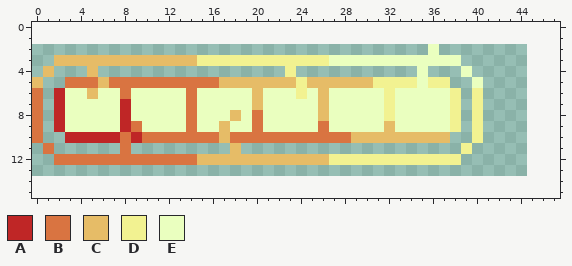
File history of a pixel-art file, assets/health_bar.aseprite. The picture above was drawn from the file before the commit.
48x12 pixels, 1 frame. The old version is drawn lined up with the new one, on the new canvas.
Visible layers, top first: "Layer 1", "Layer 2".
Palette (. is transparent): A #bf2626  B #d97441  C #e6bc67  D #f2f291  E #eaffbf
Pixels before, first column x 0:
 2 ....................................E....
 3 ..CCCCCCCCCCCCCDDDDDDDDDDDDEEEEEEEEEEEE..
 4 .C...C.................D...........E...E.
 5 C..BBBCBBBBBBBBBBCCCCCCCDCCCCCCDDDDEDD..E
 6 B.AEECEEBEEEEEBEEEEECEEEDECEEEEEDEEEEED.D
 7 B.AEEEEEAEEEEEBEEEEECEEEEECEEEEEDEEEEED.D
 8 B.AEEEEEAEEEEEBEEECEBEEEEECEEEEEDEEEEED.D
 9 B.AEEEEEABEEEEBEECEEBEEEEEBEEEEECEEEEED.D
10 B..AAAAABABBBBBBBCBBBBBBBBBBBCCCCCCCCC..D
11 .B......B.........C....................D.
12 ..BBBBBBBBBBBBBCCCCCCCCCCCCDDDDDDDDDDDD..
After:
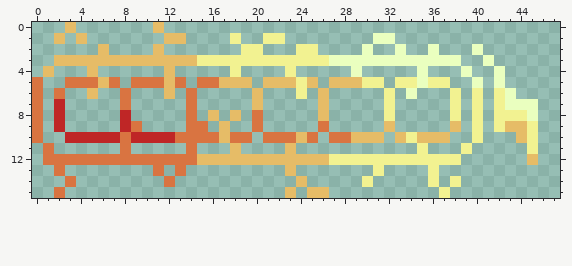
What changed:
canvas 48x12 -> 48x16, the old top-left corner now at -3,2 (the part of the old canvas that was cut away was empty and is not shown)
Colour B becomes colour A in row 10 at x 10 to 12.
The author put colour B in row 11 at x 14; in row 12 at x 1; in row 13 at x 2, 11 and 13; in row 14 at x 3 and 12; in row 15 at x 2.
Colour A becomes colour B in row 6 at x 2; in row 7 at x 8.
Colour C becomes colour B in row 5 at x 0.
Colour E becomes colour B in row 9 at x 15.
The author put colour C in row 0 at x 3 and 11; in row 1 at x 2, 4 and 12 to 13; in row 2 at x 6 and 11; in row 4 at x 12; in row 9 at x 43 to 44; in row 10 at x 44.
The author put colour C in row 11 at x 23; in row 12 at x 45; in row 13 at x 23; in row 14 at x 24; in row 15 at x 23 and 25 to 26.
Colour B becomes colour C in row 5 at x 12; in row 10 at x 24.
Colour D becomes colour C in row 9 at x 38.
Colour E becomes colour C in row 6 at x 12; in row 8 at x 16.
The author put colour D in row 1 at x 18 and 21 to 22; in row 2 at x 19 to 20 and 24 to 25; in row 4 at x 18; in rows 6 to 7 at x 42; in row 8 at x 42 to 44; in row 9 at x 42 and 45.
The author put colour D in row 10 at x 45; in row 11 at x 35 and 45; in row 13 at x 31 and 36; in row 14 at x 30, 36 and 38; in row 15 at x 37.
Colour C becomes colour D in row 5 at x 30; in row 10 at x 34.
The author put colour E in row 1 at x 31 to 32; in row 2 at x 30, 33 and 40; in row 3 at x 41; in row 4 at x 29 and 42; in row 5 at x 42; in row 6 at x 43.
The author put colour E in row 7 at x 43 to 45; in row 8 at x 45.
The edit erases colour B in row 5 at x 8 and 14; in row 10 at x 20 and 26.
The edit erases colour C in row 5 at x 20 and 26; in row 10 at x 32.
The edit erases colour D in row 5 at x 32.
The edit erases colour E in row 6 at x 3 to 4, 6 to 7, 9 to 11, 13, 15 to 19, 21 to 23, 25, 27 to 31, 33 and 35 to 37; in row 7 at x 3 to 7, 9 to 13, 15 to 19, 21 to 25, 27 to 31 and 33 to 37; in row 8 at x 3 to 7, 9 to 13, 15, 17, 19, 21 to 25, 27 to 31 and 33 to 37; in row 9 at x 3 to 7, 10 to 13, 16, 18 to 19, 21 to 25, 27 to 31 and 33 to 37.
Boxes around the changes in both pictures, in picture pixels (x1, y1, x2, y2):
changed: (32, 22, 538, 198)
